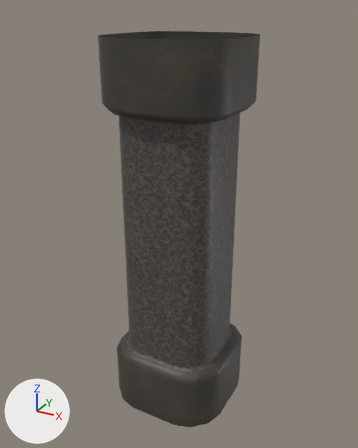
The FBX model Assets/Assets/SM_Pillar.fbx as it was, and as the next commit left it.
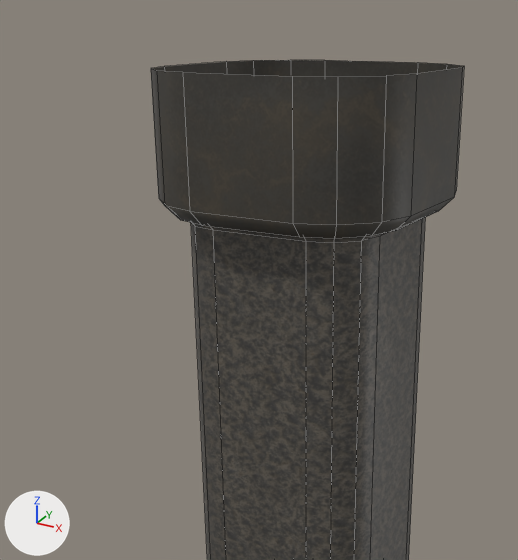
Old and new are each drawn whole from a 50 mm camera at (3.48, -6.38, 6.36) aimed at (-0.04, 0.02, 3.16) and again close up on the part from 6% to 80% of the width and 0% to 65% of the height. The axes (+X, +Y, +Z) are drawn at lower left. The lights are the same throughout. The close-ups show mesh edges as thin lines. Where no turn or scale is listed for an object, it has been applied to the vertices.
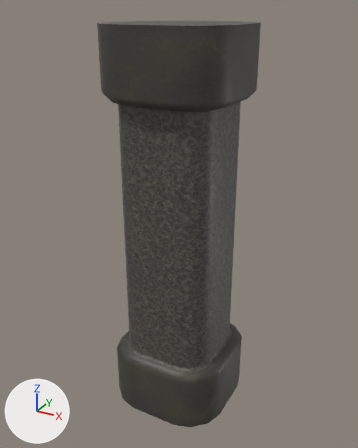
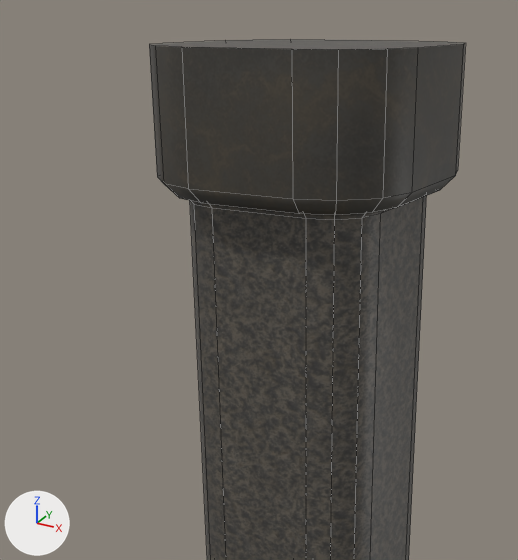
The newer file is also rescaled (x0.65) as a whole; pictures and numbers use the older file's frame.

Patch to the scene script:
```diff
--- a/Assets/Assets/SM_Pillar.fbx.py
+++ b/Assets/Assets/SM_Pillar.fbx.py
@@ me_mesh @@
 # used by ob_pcube3; location = (0.0, 0.0, 3.0)
-me_mesh.from_pydata(...)  # 160 vertices, 144 faces; spans x -0.98..0.98, y -0.98..0.98, z -3.0..3.0
+me_mesh.from_pydata(...)  # 160 vertices, 145 faces; spans x -0.98..0.98, y -0.98..0.98, z -3.0..3.15
+# me_mesh part 1
+# 80 vertices in x -0.98..0.98, y -0.98..0.98, z 1.95..3.0 move by (0.0, 0.0, 0.15)
+# 1 new face joins them, mat_lambert3 (picture img_pillaralbedo_png)
 me_mesh.materials.append(mat_lambert4)
```

Location of each change, [x1, y1, x2, y2] in pixels of the close-ups (518 x 560 px):
'pCube3', reshaped: before [151, 60, 464, 560]; after [149, 40, 465, 560]
